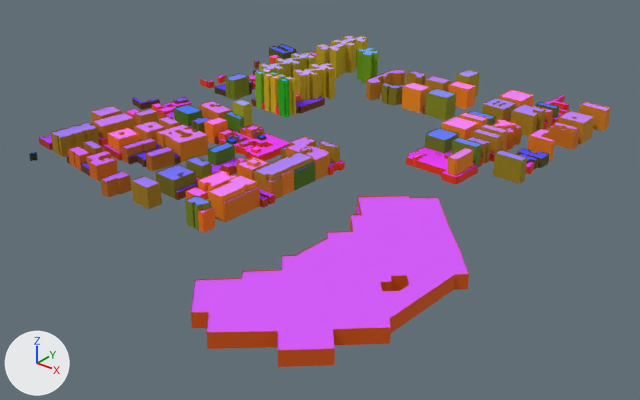
What one commit did to the glTF model docs/secciones/edificios_T12.glb.
Camera for both pictures: a camera (50 mm lens) standing at (382.0, -529.0, 402.0) and looking at (-196.0, 194.0, -47.0). The lights are fixed; the arrows at lower left show +X, +Y and +Z. The older version comes first. Vertices at exactly the same position are counted once.

Objects in the first picture: 'Edificios_T12'.
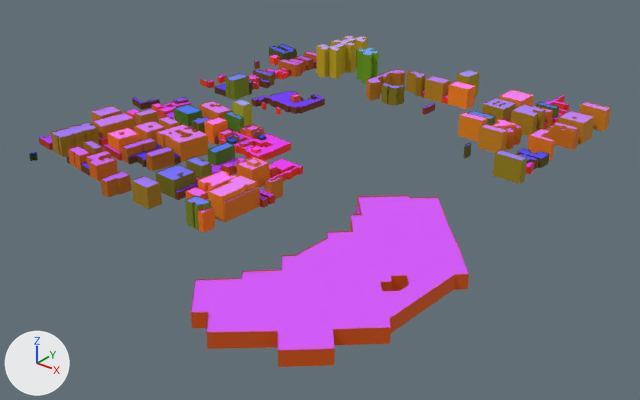
The change, as a diff of the scene's bpy script:
```diff
--- a/docs/secciones/edificios_T12.glb.py
+++ b/docs/secciones/edificios_T12.glb.py
@@ me_edificios_t12 @@
 # used by ob_edificios_t12; location = (0.0, 0.0, 0.0)
-me_edificios_t12.from_pydata(...)  # 7307 vertices, 6963 faces; spans x -524.0..72.0, y -139.0..563.0, z -3.0..46.0
+me_edificios_t12.from_pydata(...)  # 5644 vertices, 5350 faces; spans x -524.0..72.0, y -139.0..563.0, z -3.0..41.0
+# me_edificios_t12 part 1: 58 loose pieces with 1453 vertices, spanning x -415.0..-41.0, y 90.0..428.0, z -2.0..46.0, are deleted
+# me_edificios_t12 part 2
+# 111 vertices are removed from x -386.0..-324.0, y 285.0..306.0, z -2.0..46.0
+# 127 faces are deleted
+# 15 new faces join them
+# me_edificios_t12 part 3
+# 8 vertices are removed from x -190.0..-157.0, y 402.0..426.0, z -1.0..29.0
+# 13 faces are deleted
+# 5 new faces join them
+# me_edificios_t12 part 4
+# 56 vertices are removed from x -229.0..-175.0, y 90.0..177.0, z -2.0..25.0
+# 86 faces are deleted
+# 30 new faces join them
+# me_edificios_t12 part 5
+# 35 vertices are removed from x -74.0..-49.0, y 307.0..320.0, z 0.0..24.0
+# 36 faces are deleted
 me_edificios_t12.materials.append(mat_fachada)
```

Changed parts and their boxes [x1, y1, x2, y2] in the pictures (640 x 400 px):
part 1 of me_edificios_t12, deleted: before [256, 52, 508, 190]
part 2 of me_edificios_t12, cut back: before [255, 71, 290, 117]; after [262, 103, 281, 115]
part 3 of me_edificios_t12, cut back: before [423, 88, 457, 120]; after [423, 103, 435, 115]
part 4 of me_edificios_t12, cut back: before [254, 145, 313, 199]; after [265, 159, 303, 199]
part 5 of me_edificios_t12, deleted: before [468, 136, 491, 164]
